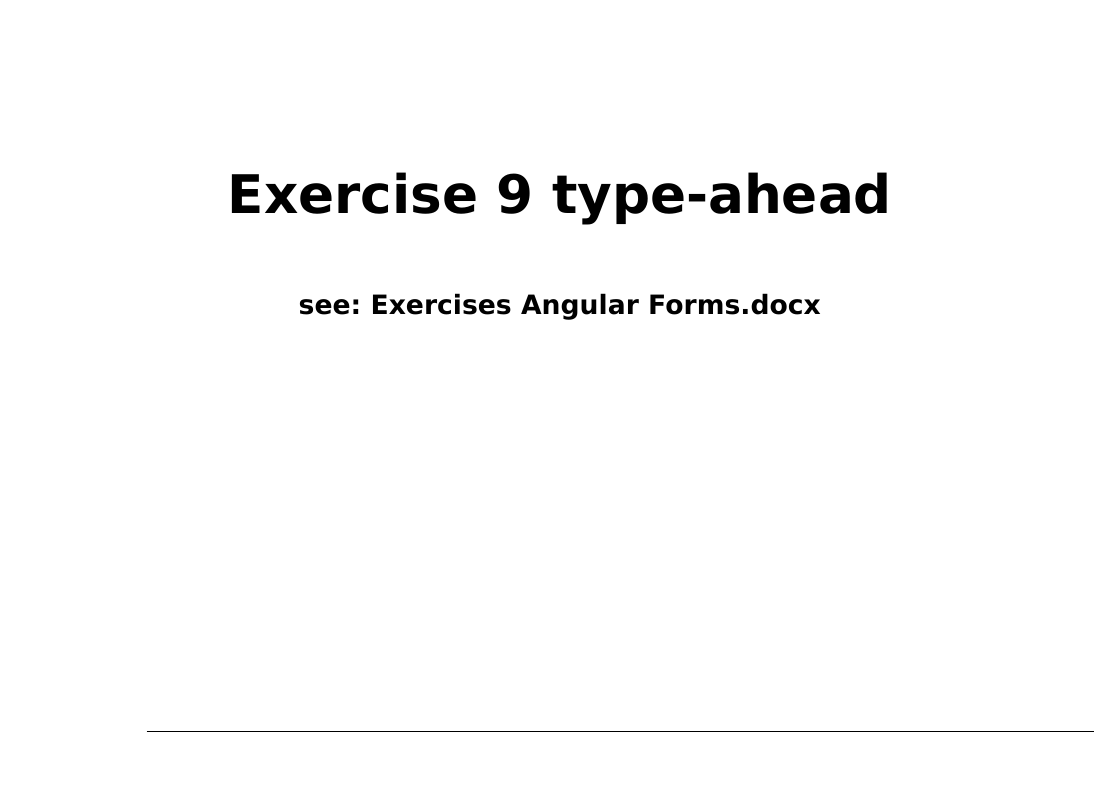
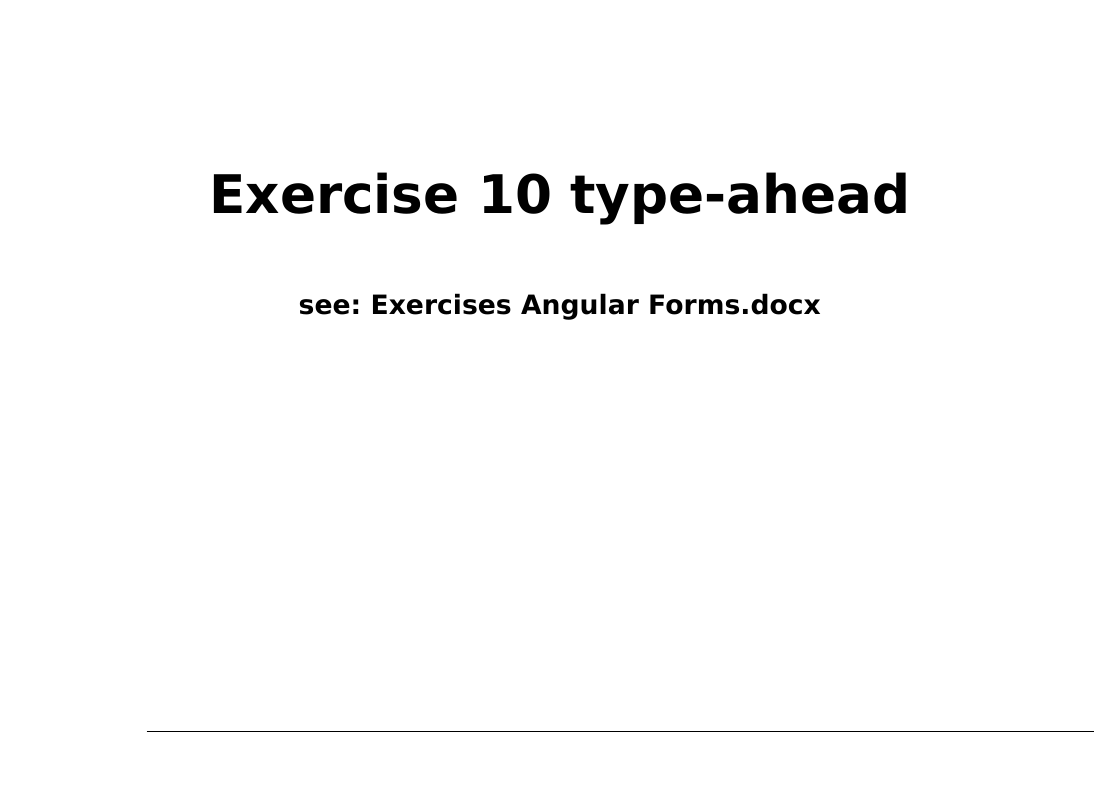
Before and after one commit to petereijgermans11/accelerator-programma, a slide deck: slide 69 of forms/Angular Forms.pptx (slide 72 before the commit). Drawn at 1120x792 pixels with LibreOffice and Linux fonts; fonts in the diff are those of the drawing. Boxes give left, top, right and bottom in pixels: in the first picture for what was removed or moved away, otherwise in the second. Text is boxed around its words. In the diff, an @@ line names an element or a change of style, - is before the commit and + after.

Commit message:
numbering exercises

```diff
--- a/forms/Angular Forms.pptx
+++ b/forms/Angular Forms.pptx
@@ text at bbox=[209, 172, 911, 224]: text changed @@
-Exercise 9 type-ahead
+Exercise 10 type-ahead
```
Also in this commit, not shown: 5 other slides changed, 3 slides removed, 2 other files.
